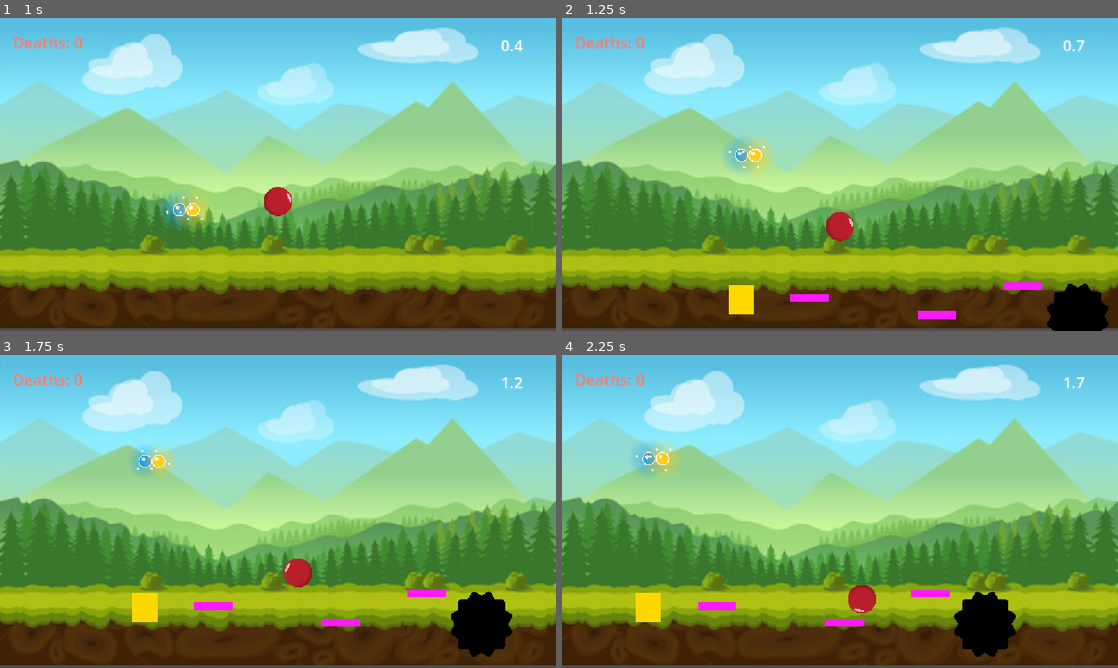
Above: before the commit, frames 1-4 (two rows, left to right).
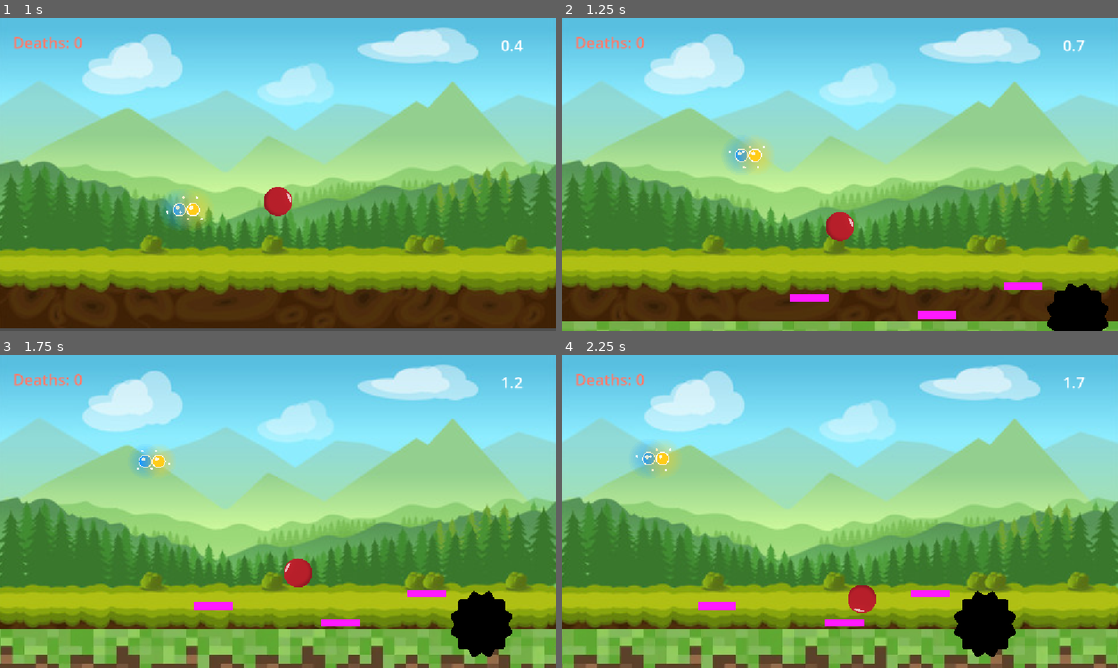
Above: after the commit, the same moments.

Repository: navilesh-creat/Rebounce
Game: Godot game, scene res://menu.tscn
The game is run twice, just before and just after one commit, with the same random seed, the same clock (stepped at 60 frames per second) and the same inputs.
Inputs (mouse positions are in pixels of both pictures, inside the frame that each line leads up to):
- Up to frame 1 (1 s): click "Play" at 0.5 s
- Up to frame 2 (1.25 s): no input
- Up to frame 3 (1.75 s): tap Enter (ui_accept) at 1.25 s; move the mouse to (400, 495) at 1.27 s; hold D (right) from 1.28 s (still down); hold Enter (ui_accept) from 1.28 s (still down); click (400, 495) at 1.42 s; tap W (jump) at 1.52 s
- Up to frame 4 (2.25 s): keep holding D (right); move the mouse to (728, 527) at 2.02 s; release Enter (ui_accept) at 2.03 s; tap Enter (ui_accept) at 2.1 s; click (728, 527) at 2.17 s

Frame 1 is identical in both runs. In frame 2, 3.2% of the frame differs, in the area x 0-100%, y 84-100%; in frame 3, 12%, in the area x 0-100%, y 75-100%; in frame 4, 12%.

Commit message:
more changes and also MINECRAFT floor

Diff:
--- a/level.tscn
+++ b/level.tscn
@@ -5,6 +5,7 @@
 [ext_resource type="PackedScene" uid="uid://igc58ll8bpd7" path="res://pad.tscn" id="2_vonw3"]
 [ext_resource type="PackedScene" uid="uid://ml5yc0b2ja3o" path="res://spike.tscn" id="3_oi3di"]
 [ext_resource type="PackedScene" uid="uid://cdp606c4l2yc1" path="res://goal.tscn" id="4_0b4ue"]
+[ext_resource type="Texture2D" uid="uid://4565oydhww52" path="res://platform.jpg" id="4_i2t4f"]
 [ext_resource type="Script" uid="uid://bgf0g2e8x2e8w" path="res://pause_layer.gd" id="6_1ainy"]
 [ext_resource type="PackedScene" uid="uid://7xcoa366edvd" path="res://powerup.tscn" id="6_i2t4f"]
 [ext_resource type="Script" uid="uid://deho1fpnyqrnd" path="res://kill_zone.gd" id="7_n6hdu"]
@@ -62,8 +63,20 @@
 position = Vector2(198.5, 0)
 shape = SubResource("RectangleShape2D_ahmb0")
 
-[node name="CollisionShape2D2" type="CollisionShape2D" parent="floor" unique_id=1785945654]
-z_index = 10
+[node name="Sprite2D" type="Sprite2D" parent="floor/CollisionShape2D" unique_id=1823425145]
+position = Vector2(-198, 51.000034)
+scale = Vector2(1.1602823, 0.8756758)
+texture = ExtResource("4_i2t4f")
+
+[node name="Sprite2D2" type="Sprite2D" parent="floor/CollisionShape2D" unique_id=1369133621]
+position = Vector2(952, 51.000034)
+scale = Vector2(1.1602823, 0.8756758)
+texture = ExtResource("4_i2t4f")
+
+[node name="Sprite2D3" type="Sprite2D" parent="floor/CollisionShape2D" unique_id=1730087495]
+position = Vector2(2101.9985, 51.000034)
+scale = Vector2(1.1602823, 0.8756758)
+texture = ExtResource("4_i2t4f")
 
 [node name="pad" parent="." unique_id=1491827375 instance=ExtResource("2_vonw3")]
 position = Vector2(777, 556)
@@ -77,8 +90,26 @@
 [node name="Spike" parent="." unique_id=1852113977 instance=ExtResource("3_oi3di")]
 position = Vector2(814, 441)
 
+[node name="Spike2" parent="." unique_id=1222409291 instance=ExtResource("3_oi3di")]
+position = Vector2(1500, 441)
+
+[node name="Spike3" parent="." unique_id=608078819 instance=ExtResource("3_oi3di")]
+position = Vector2(814, 441)
+
+[node name="Spike4" parent="." unique_id=100904233 instance=ExtResource("3_oi3di")]
+position = Vector2(814, 441)
+
+[node name="Spike5" parent="." unique_id=1803531567 instance=ExtResource("3_oi3di")]
+position = Vector2(814, 441)
+
+[node name="Spike6" parent="." unique_id=1312730478 instance=ExtResource("3_oi3di")]
+position = Vector2(814, 441)
+
+[node name="Spike7" parent="." unique_id=127382314 instance=ExtResource("3_oi3di")]
+position = Vector2(814, 441)
+
 [node name="goal" parent="." unique_id=2125473654 instance=ExtResource("4_0b4ue")]
-position = Vector2(296, 480)
+position = Vector2(1711, 295)
 
 [node name="CanvasLayer" type="CanvasLayer" parent="." unique_id=561546444]
 
--- a/menu.gd
+++ b/menu.gd
@@ -1,5 +1,5 @@
 extends Control
 
 func _ready():
-	$Button.pressed.connect(func(): get_tree().change_scene_to_file("res://level.tscn"))
+	$Button.pressed.connect(func(): get_tree().change_scene_to_file(Global.level_path(Global.unlocked)))
 	$Button2.pressed.connect(func(): get_tree().change_scene_to_file("res://characters.tscn"))
Binary file added: platform.jpg
Not shown, added: platform.jpg.import
